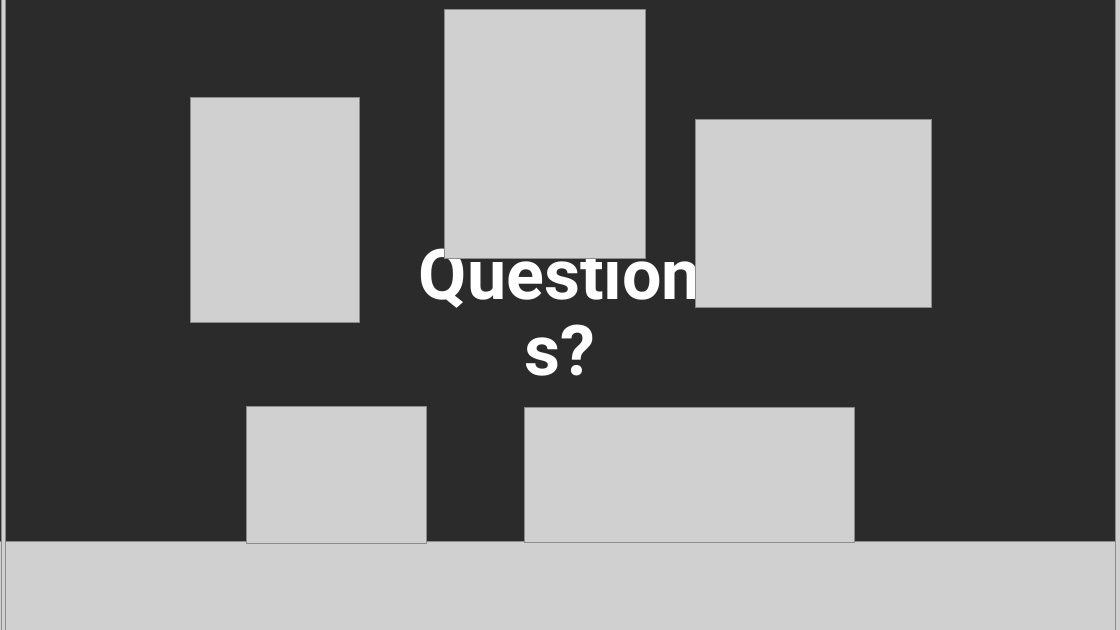
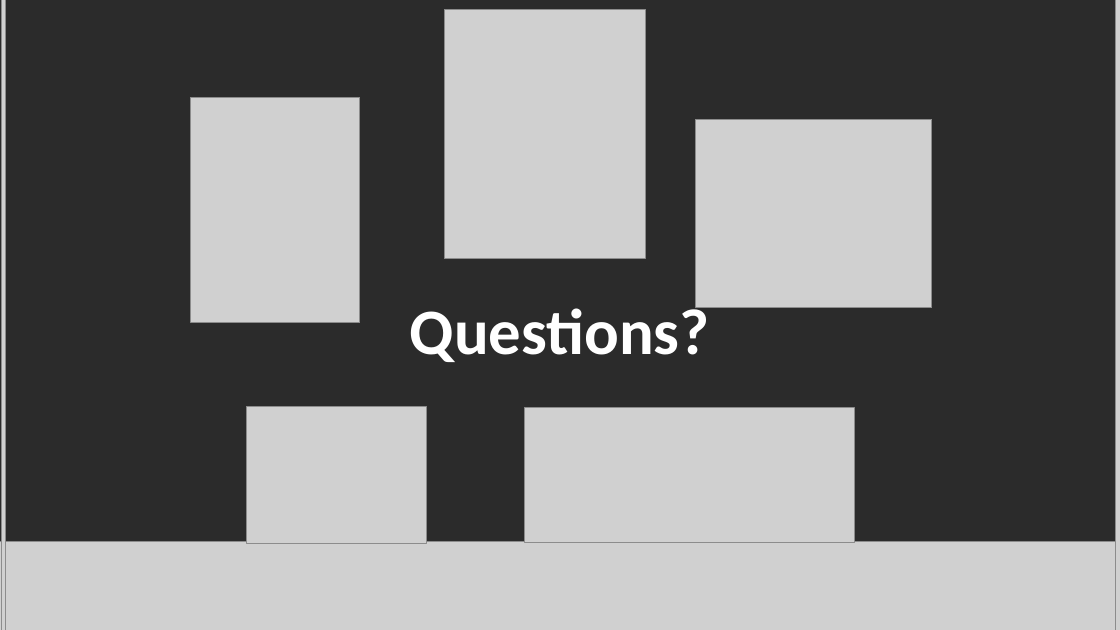
Before and after one commit to LoloMarty/2024-, a slide deck: slide 48 of CS4210/finalPresentation.pptx. Drawn at 1120x630 pixels with LibreOffice and Linux fonts; fonts in the diff are those of the drawing; grey boxes stand for pictures; background and template pictures are left out; a plain dark background stands for a picture behind light text. Boxes give left, top, right and bottom in pixels: in the first picture for what was removed or moved away, otherwise in the second. Text is boxed around its words. In the diff, an @@ line names an element or a change of style, - is before the commit and + after.

```diff
--- a/CS4210/finalPresentation.pptx
+++ b/CS4210/finalPresentation.pptx
@@ text "Questions?": place and size @@
-text "Questions?" at (394,266,726,365)
+text "Questions?" at (410,299,710,362)
@@ text "Questions?" at (410,299,710,362): size 60 to 55.5 pt, font Roboto to Calibri @@
```
Also in this commit, not shown: 1 other slide changed.
